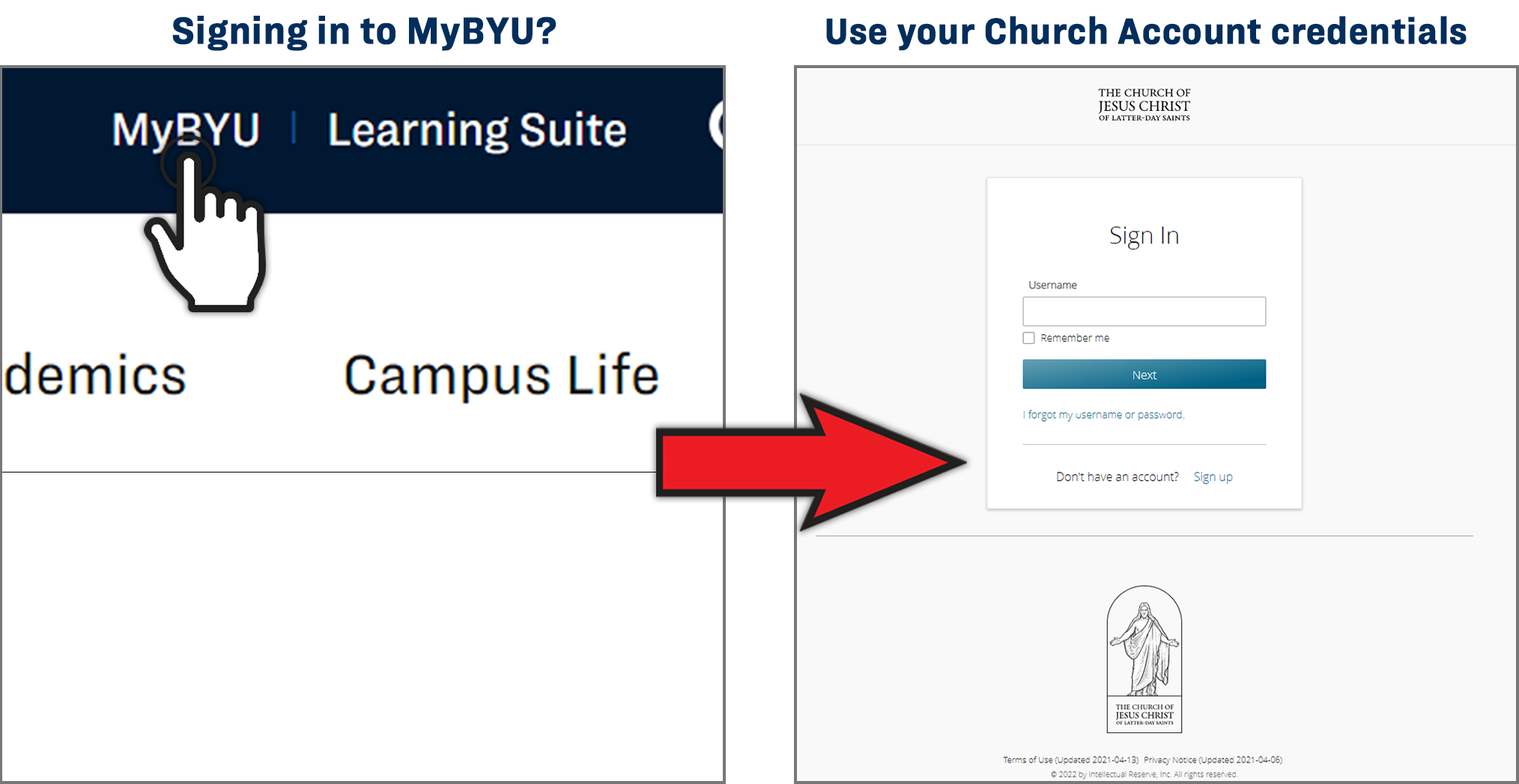
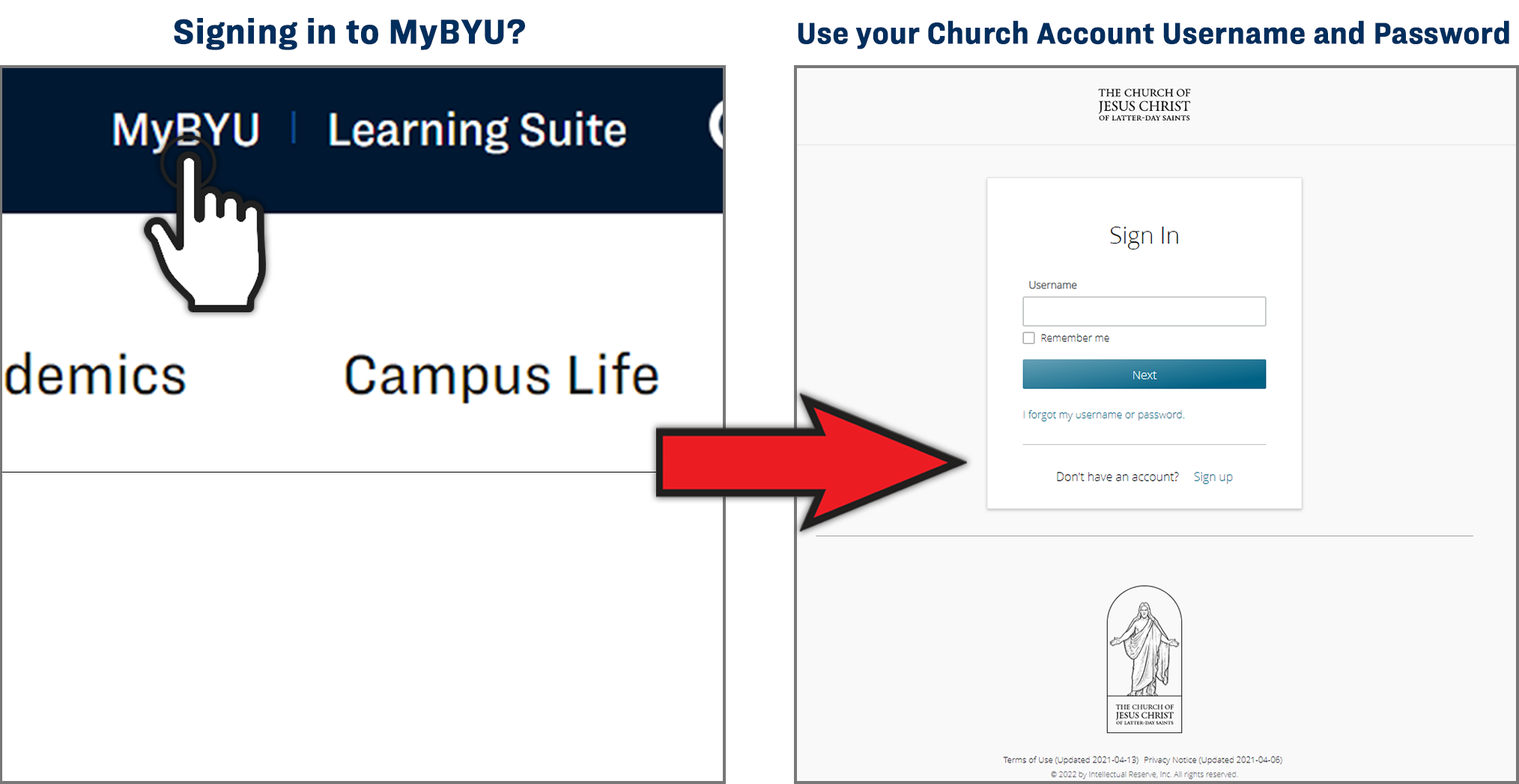
Layered file, before and after one edit (1519 × 784). Changes by layer:
renamed "Use your Church Account credentials" to "Use your Church Account Username and Password", painted on it over <box>797,15,1510,51</box>
painted on "Signing in to MyBYU?" over <box>172,15,557,51</box>
